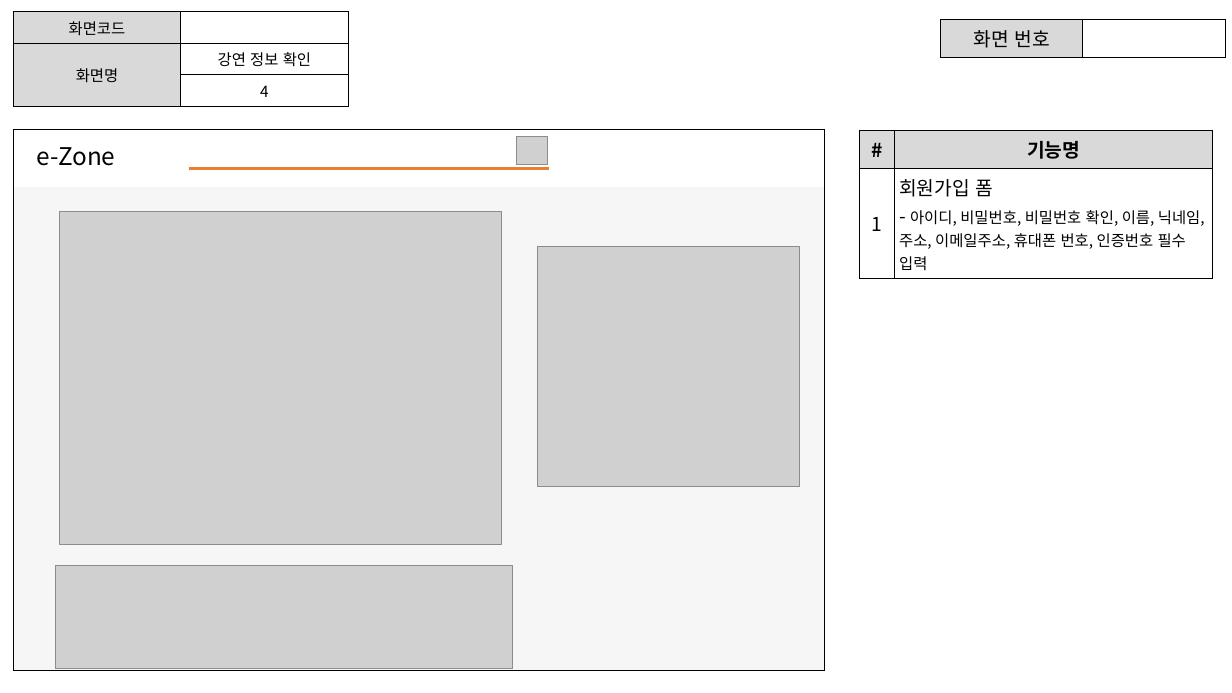
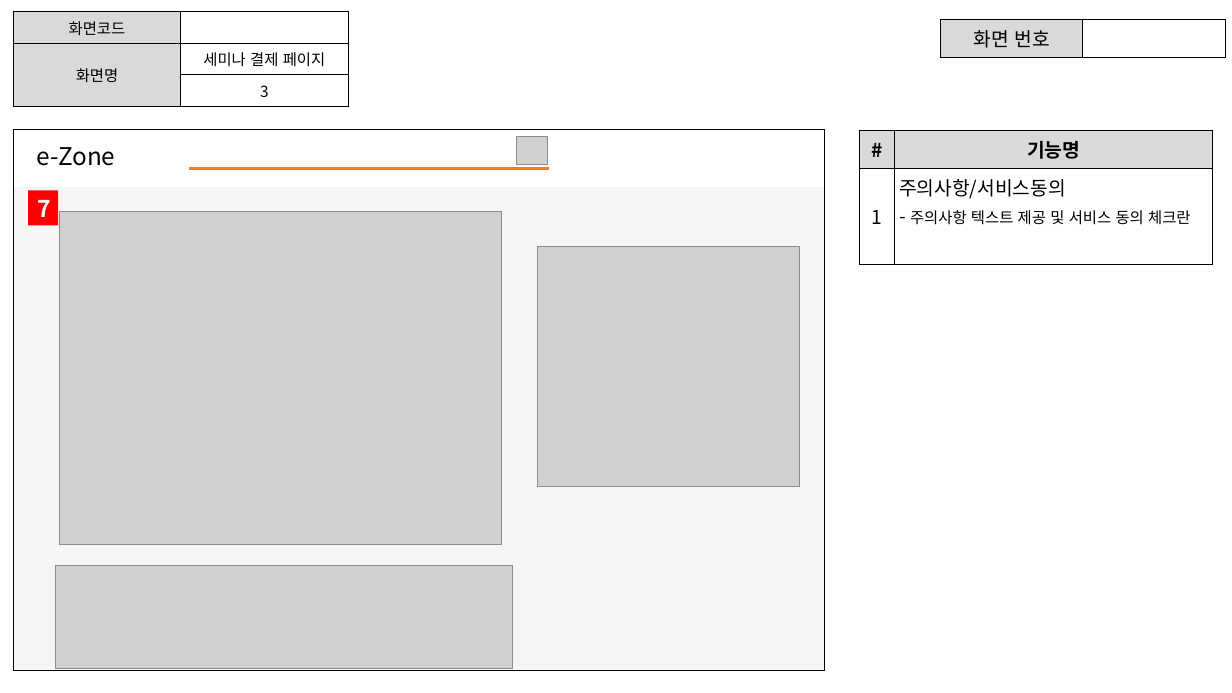
Before and after one commit to ezenteam2/e-Zone, a slide deck: slide 13 of 0 발표용 파워포인트/project05 - 파워포인트 종합 - 서희.pptx (slide 11 before the commit). Drawn at 1232x693 pixels with LibreOffice and Linux fonts; fonts in the diff are those of the drawing; grey boxes stand for pictures. Boxes give left, top, right and bottom in pixels: in the first picture for what was removed or moved away, otherwise in the second. Text is boxed around its words. In the diff, an @@ line names an element or a change of style, - is before the commit and + after.

```diff
--- a/0 발표용 파워포인트/project05 - 파워포인트 종합 - 서희.pptx
+++ b/0 발표용 파워포인트/project05 - 파워포인트 종합 - 서희.pptx
@@ table at <box>13,12,348,101</box> @@
-row 2, column 2: 강연 정보 확인
+row 2, column 2: 세미나 결제 페이지
-row 3, column 2: 4
+row 3, column 2: 3
@@ table at <box>860,130,1213,264</box> @@
-row 2, column 2: 회원가입 폼 / - 아이디, 비밀번호, 비밀번호 확인, 이름, 닉네임, 주소, 이메일주소, 휴대폰 번호, 인증번호 필수 입력
+row 2, column 2: 주의사항/서비스동의 / - 주의사항 텍스트 제공 및 서비스 동의 체크란
@@ rectangle added at <box>28,190,57,226</box>, fill #FF0000, 18 pt, text #FFFFFF, bold @@
+7
```
Also in this commit, not shown: 11 other slides changed, 6 slides added, 2 other files.
